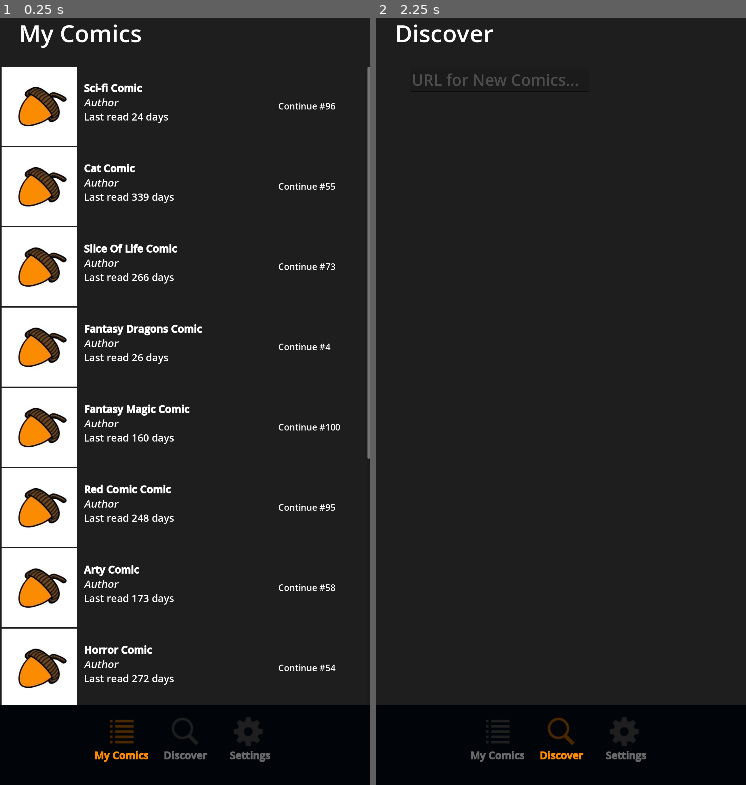
Above: before the commit, frames 1-2 (left to right).
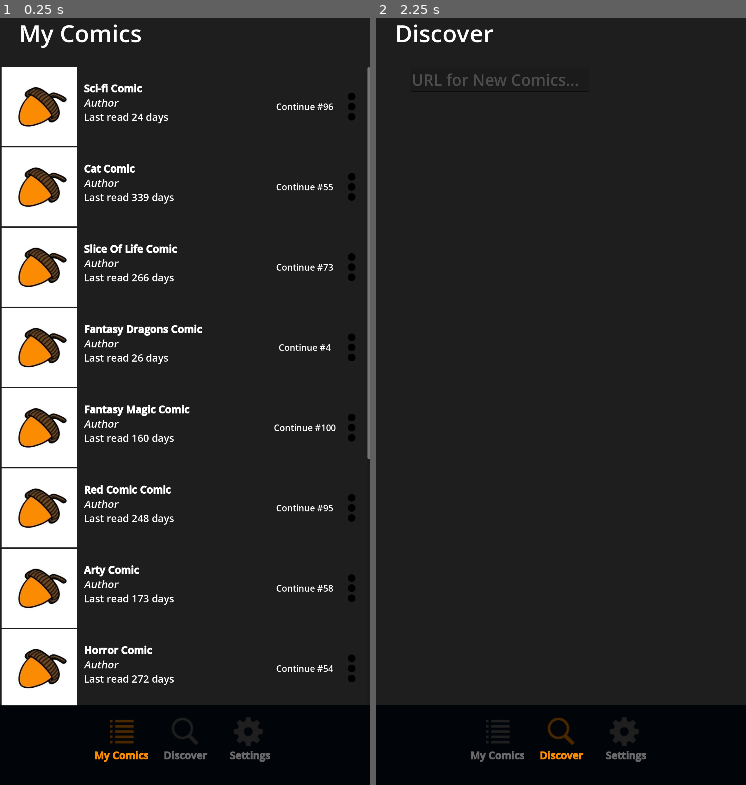
Above: after the commit, the same moments.

Repository: cyschneck/comic-canopy
Game: Godot game, scene res://scenes/menu.tscn
Two runs of this game, one before a commit and one after it. Both use one fixed random seed, a clock stepped at 60 frames per second and the inputs below.
Inputs (mouse positions are in pixels of both pictures, inside the frame that each line leads up to):
- Up to frame 1 (0.25 s): no input
- Up to frame 2 (2.25 s): click (727, 110) at 0.52 s; click "[b]My Comics[/b]" at 1.25 s; click "[b]Discover[/b]" at 2 s

The runs differ from the first frame. In frame 1, 3.2% of the frame differs, in the area x 0-100%, y 6-90%; in frame 2, nothing differs.

Commit message:
add tooltip, fix size container on scene

Diff:
--- a/comic-canopy/scenes/menu.tscn
+++ b/comic-canopy/scenes/menu.tscn
@@ -1,24 +1,28 @@
-[gd_scene load_steps=15 format=3 uid="uid://dchw2tg4juqnw"]
+[gd_scene load_steps=16 format=3 uid="uid://dchw2tg4juqnw"]
 
 [ext_resource type="PackedScene" uid="uid://xjt5ucf5m4x7" path="res://scenes/tab.tscn" id="1_3sr0o"]
 [ext_resource type="Script" path="res://scripts/bottom_toolbar.gd" id="1_et7sx"]
 [ext_resource type="Script" path="res://scripts/populate_my_comics.gd" id="5_8k4yo"]
 [ext_resource type="Texture2D" uid="uid://bjr2g5le6q882" path="res://assets/sprites/search_grey.png" id="5_w8dkv"]
 [ext_resource type="Texture2D" uid="uid://byjpq87ja0td2" path="res://assets/sprites/search_orange.png" id="6_a2uta"]
-[ext_resource type="PackedScene" uid="uid://do08ivw8plaev" path="res://scenes/test_my_comics_grid_container.tscn" id="7_43mfh"]
+[ext_resource type="PackedScene" uid="uid://ddm07dmqmtcc1" path="res://scenes/test_my_comics_grid_container.tscn" id="7_43mfh"]
 [ext_resource type="PackedScene" uid="uid://cr4siadbbx2pq" path="res://scenes/test_specific_comics_grid_container.tscn" id="7_d5vqm"]
 [ext_resource type="Texture2D" uid="uid://cb6g04a1aeei6" path="res://assets/sprites/settings_grey.png" id="7_rfvfi"]
 [ext_resource type="Texture2D" uid="uid://dg0icgvg2heru" path="res://assets/sprites/settings_orange.png" id="8_bqc0n"]
 [ext_resource type="Script" path="res://scripts/search_discover.gd" id="10_o2oin"]
 
-[sub_resource type="ButtonGroup" id="ButtonGroup_edq70"]
+[sub_resource type="ButtonGroup" id="ButtonGroup_ytolf"]
 
 [sub_resource type="RectangleShape2D" id="RectangleShape2D_y4vb3"]
 size = Vector2(200, 250)
 
-[sub_resource type="ButtonGroup" id="ButtonGroup_df7qa"]
-
-[sub_resource type="ButtonGroup" id="ButtonGroup_uavnx"]
+[sub_resource type="ButtonGroup" id="ButtonGroup_cbic5"]
+
+[sub_resource type="ButtonGroup" id="ButtonGroup_iifsf"]
+
+[sub_resource type="StyleBoxFlat" id="StyleBoxFlat_4javi"]
+bg_color = Color(0, 0, 0, 1)
+corner_detail = 1
 
 [node name="menu" type="Control"]
 layout_mode = 3
@@ -140,7 +144,6 @@
 
 [node name="MyComics" type="Control" parent="MarginContainer/MainMiddle"]
 unique_name_in_owner = true
-visible = false
 layout_mode = 1
 anchors_preset = 15
 anchor_right = 1.0
@@ -166,22 +169,26 @@
 anchors_preset = 15
 anchor_right = 1.0
 anchor_bottom = 1.0
-offset_top = 199.0
-offset_bottom = -193.0
+offset_top = 200.0
+offset_bottom = -192.0
 grow_horizontal = 2
 grow_vertical = 2
 
 [node name="MyComicsVBoxContainer" type="VBoxContainer" parent="MarginContainer/MainMiddle/MyComics/MyComicsScrollContainer"]
 unique_name_in_owner = true
 layout_mode = 2
+size_flags_horizontal = 3
 size_flags_vertical = 3
 
+[node name="test_row" parent="MarginContainer/MainMiddle/MyComics/MyComicsScrollContainer/MyComicsVBoxContainer" instance=ExtResource("7_43mfh")]
+layout_mode = 2
+
+[node name="test_row2" parent="MarginContainer/MainMiddle/MyComics/MyComicsScrollContainer/MyComicsVBoxContainer" instance=ExtResource("7_43mfh")]
+layout_mode = 2
+
 [node name="test_row3" parent="MarginContainer/MainMiddle/MyComics/MyComicsScrollContainer/MyComicsVBoxContainer" instance=ExtResource("7_43mfh")]
 layout_mode = 2
 
-[node name="test_row2" parent="MarginContainer/MainMiddle/MyComics/MyComicsScrollContainer/MyComicsVBoxContainer" instance=ExtResource("7_43mfh")]
-layout_mode = 2
-
 [node name="test_row4" parent="MarginContainer/MainMiddle/MyComics/MyComicsScrollContainer/MyComicsVBoxContainer" instance=ExtResource("7_43mfh")]
 layout_mode = 2
 
@@ -192,9 +199,6 @@
 layout_mode = 2
 
 [node name="test_row7" parent="MarginContainer/MainMiddle/MyComics/MyComicsScrollContainer/MyComicsVBoxContainer" instance=ExtResource("7_43mfh")]
-layout_mode = 2
-
-[node name="test_row" parent="MarginContainer/MainMiddle/MyComics/MyComicsScrollContainer/MyComicsVBoxContainer" instance=ExtResource("7_43mfh")]
 layout_mode = 2
 
 [node name="test_row8" parent="MarginContainer/MainMiddle/MyComics/MyComicsScrollContainer/MyComicsVBoxContainer" instance=ExtResource("7_43mfh")]
@@ -248,6 +252,7 @@
 
 [node name="Discover" type="Control" parent="MarginContainer/MainMiddle"]
 unique_name_in_owner = true
+visible = false
 layout_mode = 1
 anchors_preset = 15
 anchor_right = 1.0
@@ -286,6 +291,7 @@
 placeholder_text = "URL for New Comics..."
 
 [node name="LoadingImage" type="TextureRect" parent="MarginContainer/MainMiddle/Discover"]
+visible = false
 layout_mode = 1
 anchors_preset = 8
 anchor_left = 0.5
@@ -344,6 +350,64 @@
 [node name="test_row9" parent="MarginContainer/MainMiddle/Discover/DiscoverScrollContainer/DiscoverVBoxContainer" instance=ExtResource("7_d5vqm")]
 layout_mode = 2
 
+[node name="PopupPanel" type="PanelContainer" parent="MarginContainer/MainMiddle/Discover"]
+unique_name_in_owner = true
+layout_mode = 2
+offset_left = 265.0
+offset_top = 430.0
+offset_right = 965.0
+offset_bottom = 880.0
+grow_horizontal = 2
+theme_override_styles/panel = SubResource("StyleBoxFlat_4javi")
+
+[node name="PopUpMarginContainer" type="MarginContainer" parent="MarginContainer/MainMiddle/Discover/PopupPanel"]
+layout_mode = 2
+theme_override_constants/margin_left = 30
+theme_override_constants/margin_top = 30
+theme_override_constants/margin_right = 30
+theme_override_constants/margin_bottom = 30
+
+[node name="VBoxContainer" type="VBoxContainer" parent="MarginContainer/MainMiddle/Discover/PopupPanel/PopUpMarginContainer"]
+layout_mode = 2
+theme_override_constants/separation = 100
+
+[node name="HeaderLabel" type="Label" parent="MarginContainer/MainMiddle/Discover/PopupPanel/PopUpMarginContainer/VBoxContainer"]
+layout_mode = 2
+size_flags_horizontal = 4
+size_flags_vertical = 0
+theme_override_font_sizes/font_size = 32
+text = "Potential Archive Link Found:"
+
+[node name="LinkButton" type="LinkButton" parent="MarginContainer/MainMiddle/Discover/PopupPanel/PopUpMarginContainer/VBoxContainer"]
+custom_minimum_size = Vector2(500, 30)
+layout_mode = 2
+size_flags_horizontal = 4
+size_flags_vertical = 4
+theme_override_font_sizes/font_size = 32
+action_mode = 0
+text = "https://testing-comic.com/archive"
+underline = 2
+uri = "https://xkcd.com/"
+
+[node name="HBoxContainer" type="HBoxContainer" parent="MarginContainer/MainMiddle/Discover/PopupPanel/PopUpMarginContainer/VBoxContainer"]
+layout_mode = 2
+theme_override_constants/separation = 100
+alignment = 1
+
+[node name="YesButton" type="LinkButton" parent="MarginContainer/MainMiddle/Discover/PopupPanel/PopUpMarginContainer/VBoxContainer/HBoxContainer"]
+layout_mode = 2
+theme_override_font_sizes/font_size = 30
+action_mode = 0
+text = "YEPPERS"
+underline = 2
+
+[node name="NoButton" type="LinkButton" parent="MarginContainer/MainMiddle/Discover/PopupPanel/PopUpMarginContainer/VBoxContainer/HBoxContainer"]
+layout_mode = 2
+theme_override_font_sizes/font_size = 30
+action_mode = 0
+text = "NOPE"
+underline = 2
+
 [node name="Settings" type="Control" parent="MarginContainer/MainMiddle"]
 unique_name_in_owner = true
 visible = false
@@ -366,6 +430,8 @@
 text = "Settings"
 
 [connection signal="text_submitted" from="MarginContainer/MainMiddle/Discover/InputLine" to="MarginContainer/MainMiddle/Discover" method="_on_line_edit_text_submitted"]
+[connection signal="pressed" from="MarginContainer/MainMiddle/Discover/PopupPanel/PopUpMarginContainer/VBoxContainer/HBoxContainer/YesButton" to="MarginContainer/MainMiddle/Discover" method="_on_yes_button_pressed"]
+[connection signal="pressed" from="MarginContainer/MainMiddle/Discover/PopupPanel/PopUpMarginContainer/VBoxContainer/HBoxContainer/NoButton" to="MarginContainer/MainMiddle/Discover" method="_on_no_button_pressed"]
 
 [editable path="MarginContainer/BottomToolbar/HBoxContainer/MyComicsButton"]
 [editable path="MarginContainer/BottomToolbar/HBoxContainer/DiscoverButton"]
--- a/comic-canopy/scenes/test_my_comics_grid_container.tscn
+++ b/comic-canopy/scenes/test_my_comics_grid_container.tscn
@@ -1,25 +1,24 @@
-[gd_scene load_steps=3 format=3 uid="uid://do08ivw8plaev"]
+[gd_scene load_steps=4 format=3 uid="uid://ddm07dmqmtcc1"]
 
-[ext_resource type="Script" path="res://scripts/my_comic_row_selection.gd" id="1_blmp4"]
-[ext_resource type="Texture2D" uid="uid://blbap47a54j41" path="res://assets/sprites/comic_list_icon.jpg" id="1_cpq38"]
+[ext_resource type="Texture2D" uid="uid://blbap47a54j41" path="res://assets/sprites/comic_list_icon.jpg" id="1_vxbcu"]
+[ext_resource type="Texture2D" uid="uid://bp1ukog5dsdam" path="res://assets/sprites/tooltip_black.png" id="2_li4ot"]
+[ext_resource type="Texture2D" uid="uid://drs2dkxps15fw" path="res://assets/sprites/tooltip_orange.png" id="3_acdou"]
 
 [node name="test_row" type="GridContainer"]
 anchors_preset = 10
 anchor_right = 1.0
 offset_bottom = 250.0
 grow_horizontal = 2
-size_flags_horizontal = 6
-size_flags_vertical = 4
+size_flags_horizontal = 3
 theme_override_constants/h_separation = 15
 theme_override_constants/v_separation = 0
-columns = 3
-script = ExtResource("1_blmp4")
+columns = 4
 
 [node name="TextureRect" type="TextureRect" parent="."]
-custom_minimum_size = Vector2(250, 200)
+custom_minimum_size = Vector2(250, 250)
 layout_mode = 2
 size_flags_horizontal = 2
-texture = ExtResource("1_cpq38")
+texture = ExtResource("1_vxbcu")
 expand_mode = 1
 stretch_mode = 5
 
@@ -36,8 +35,6 @@
 [b]Comics Name[/b]
 [i]Artist Name, Writer Name[/i]
 Last read XX days ago"
-fit_content = true
-autowrap_mode = 2
 
 [node name="ComicPageLinkButton" type="LinkButton" parent="RichTextLabel"]
 layout_mode = 1
@@ -50,26 +47,29 @@
 underline = 1
 
 [node name="ContinueLinkButton" type="LinkButton" parent="."]
-custom_minimum_size = Vector2(250, 0)
 layout_mode = 2
 size_flags_horizontal = 3
 size_flags_vertical = 3
-theme_override_font_sizes/font_size = 30
-action_mode = 0
+theme_override_font_sizes/font_size = 25
 underline = 2
 
-[node name="RichTextLabel2" type="RichTextLabel" parent="ContinueLinkButton"]
-custom_minimum_size = Vector2(0, 40)
+[node name="Label" type="Label" parent="ContinueLinkButton"]
 layout_mode = 1
 anchors_preset = 14
 anchor_top = 0.5
 anchor_right = 1.0
 anchor_bottom = 0.5
+offset_top = -11.5
+offset_bottom = 11.5
 grow_horizontal = 2
 grow_vertical = 2
-size_flags_horizontal = 3
-size_flags_vertical = 3
-theme_override_font_sizes/normal_font_size = 28
+theme_override_font_sizes/font_size = 28
 text = "Continue #XX"
+horizontal_alignment = 1
 
-[connection signal="pressed" from="RichTextLabel/ComicPageLinkButton" to="." method="_on_comic_page_link_button_pressed"]
+[node name="TextureButton" type="TextureButton" parent="."]
+layout_mode = 2
+action_mode = 0
+texture_normal = ExtResource("2_li4ot")
+texture_pressed = ExtResource("3_acdou")
+stretch_mode = 3
--- a/comic-canopy/scenes/test_specific_comics_grid_container.tscn
+++ b/comic-canopy/scenes/test_specific_comics_grid_container.tscn
@@ -1,6 +1,8 @@
-[gd_scene load_steps=2 format=3 uid="uid://cr4siadbbx2pq"]
+[gd_scene load_steps=4 format=3 uid="uid://cr4siadbbx2pq"]
 
 [ext_resource type="Texture2D" uid="uid://blbap47a54j41" path="res://assets/sprites/comic_list_icon.jpg" id="1_iejau"]
+[ext_resource type="Texture2D" uid="uid://bp1ukog5dsdam" path="res://assets/sprites/tooltip_black.png" id="2_4psf0"]
+[ext_resource type="Texture2D" uid="uid://drs2dkxps15fw" path="res://assets/sprites/tooltip_orange.png" id="3_6m5aw"]
 
 [node name="test_row" type="GridContainer"]
 anchors_preset = 10
@@ -9,8 +11,7 @@
 grow_horizontal = 2
 size_flags_horizontal = 3
 theme_override_constants/h_separation = 15
-theme_override_constants/v_separation = 0
-columns = 3
+columns = 4
 
 [node name="TextureRect" type="TextureRect" parent="."]
 custom_minimum_size = Vector2(250, 250)
@@ -63,3 +64,10 @@
 theme_override_font_sizes/font_size = 28
 text = "#XXX"
 horizontal_alignment = 1
+
+[node name="TextureButton" type="TextureButton" parent="."]
+layout_mode = 2
+action_mode = 0
+texture_normal = ExtResource("2_4psf0")
+texture_pressed = ExtResource("3_6m5aw")
+stretch_mode = 3
--- a/comic-canopy/scripts/search_discover.gd
+++ b/comic-canopy/scripts/search_discover.gd
@@ -3,19 +3,17 @@
 @onready var input_line: LineEdit = %InputLine
 @onready var discover_v_box_container: VBoxContainer = $DiscoverScrollContainer/DiscoverVBoxContainer
 @onready var loading_image: TextureRect = $LoadingImage
+@onready var popup_panel: PanelContainer = %PopupPanel
 const TEST_MY_COMICS_GRID_CONTAINER = preload("res://scenes/test_my_comics_grid_container.tscn")
 
 var _BASE_URL = ''
+var _ARCHIVE_URL = ''
+var popup_is_yes = false
 
 func _ready() -> void:
 	discover_v_box_container.visible = false
 	loading_image.visible = false
-
-func set_base_url(url_input: String) -> void:
-	_BASE_URL = url_input
-
-func get_base_url() -> String:
-	return _BASE_URL
+	popup_panel.visible = false
 
 func _on_line_edit_text_submitted(url_input: String) -> void:
 	# triggered when enter pressed
@@ -26,7 +24,7 @@
 
 	if "http://" not in url_input: url_input = "http://" + url_input
 	if url_input[-1] == "/": url_input = url_input.left(url_input.length() - 1) # remove trailing /
-	set_base_url(url_input)
+	_BASE_URL = url_input
 	# check base URL
 	check_url(url_input)
 
@@ -39,20 +37,41 @@
 func _on_request_completed(result, response_code, headers, body) -> void:
 	var html = body.get_string_from_utf8()
 	if response_code == 200:
-		var url = get_base_url()
+		var url = _BASE_URL
 		if "archive" in html: url += "/archive"
 		if "archives" in html: url += "/archives"
 		if "archive" not in html and "archives" not in html:
 			print("Not archive link found")
-		print(url)
+		_ARCHIVE_URL = url
 		print("VALID url")
-		var http_request = HTTPRequest.new()
-		add_child(http_request)
-		http_request.request_completed.connect(_on_request_archive_completed)
-		http_request.request(url)
+		loading_image.visible = false
+		popup_panel.visible = true
 	else:
 		loading_image.visible = false
 		print("invalid URL")
+
+func popup_check_archive_link()-> void:
+	popup_panel.visible = false
+	if popup_is_yes == true:
+		loading_image.visible = true
+		populate_archive_link(_ARCHIVE_URL)
+	else:
+		loading_image.visible = true
+		populate_archive_link(_ARCHIVE_URL)
+
+func _on_yes_button_pressed() -> void:
+	popup_check_archive_link()
+	popup_is_yes = true
+
+func _on_no_button_pressed() -> void:
+	popup_check_archive_link()
+	popup_is_yes = false
+
+func populate_archive_link(url: String) -> void:
+	var http_request = HTTPRequest.new()
+	add_child(http_request)
+	http_request.request_completed.connect(_on_request_archive_completed)
+	http_request.request(url)
 
 func _on_request_archive_completed(result, response_code, headers, body) -> void:
 	var html = body.get_string_from_utf8()
Binary file added: comic-canopy/assets/sprites/tooltip_black.png
Not shown, added: comic-canopy/assets/sprites/tooltip_black.png.import
Binary file added: comic-canopy/assets/sprites/tooltip_orange.png
Not shown, added: comic-canopy/assets/sprites/tooltip_orange.png.import
Not shown: 3 places in comic-canopy/scenes/menu.tscn that only renumber resources
